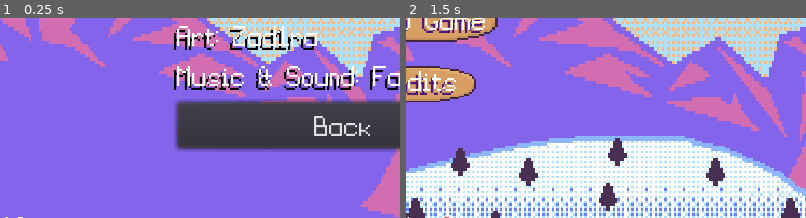
Above: before the commit, frames 1-2 (left to right).
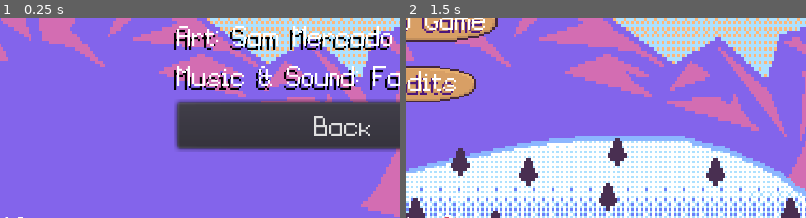
Above: after the commit, the same moments.

Repository: Franny-Dancis/WinterGameJam2020
Game: Godot game, scene res://Game/Credits.tscn
The game is run twice, just before and just after one commit, with the same random seed, the same clock (stepped at 60 frames per second) and the same inputs. This scene is started directly instead of the project's main scene. The engine's default icon, where the game draws it, is replaced by a stand-in: a white triangle on a blue panel in a dark square.
Inputs:
- Up to frame 1 (0.25 s): no input
- Up to frame 2 (1.5 s): tap Enter at 0.5 s; hold Right (ui_right) 0.53-1.25 s; tap Z (attack) at 0.6 s; click "Back" at 1.25 s
The pictures show only the part of the screen within x 7-57%, y 38-88%; the shares and areas given below are measured in that part.

The runs differ from the first frame. In frame 1, 2.1% of the frame differs, in the area x 57-98%, y 4-16%; in frame 2, nothing differs.

Commit message:
Add files via upload

Diff:
--- a/Game/Credits.tscn
+++ b/Game/Credits.tscn
@@ -31,7 +31,7 @@
 custom_colors/font_color_shadow = Color( 0, 0, 0, 1 )
 custom_constants/shadow_offset_x = -2
 text = "Programming: FrannyDancis
-Art: Zad1ra
+Art: Sam Mercado
 Music & Sound: FabCho"
 
 [node name="Button" parent="CenterContainer/VBoxContainer" index="1"]
--- a/Player/Player.gd
+++ b/Player/Player.gd
@@ -87,5 +87,20 @@
 
 func _on_present_body_entered(body):
 	score += 1
+	print(score)
 	if score == 3:
 		get_tree().change_scene("res://Game/Credits.tscn")
+
+
+func _on_present2_body_entered(body):
+	score += 1
+	print(score)
+	if score == 3:
+		get_tree().change_scene("res://Game/Credits.tscn")
+
+
+func _on_present3_body_entered(body):
+	score += 1
+	print(score)
+	if score == 3:
+		get_tree().change_scene("res://Game/Credits.tscn")
--- a/Props/collect.gd
+++ b/Props/collect.gd
@@ -3,4 +3,3 @@
 
 func _on_collectableNode_body_entered(body):
 	queue_free()
-	pass # Replace with function body.
